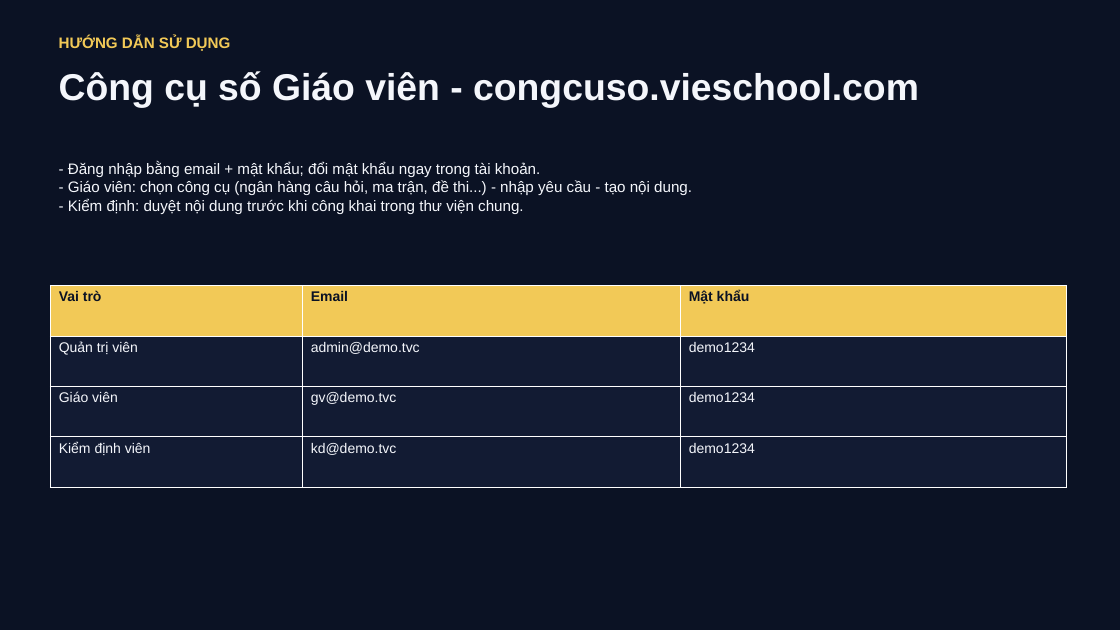
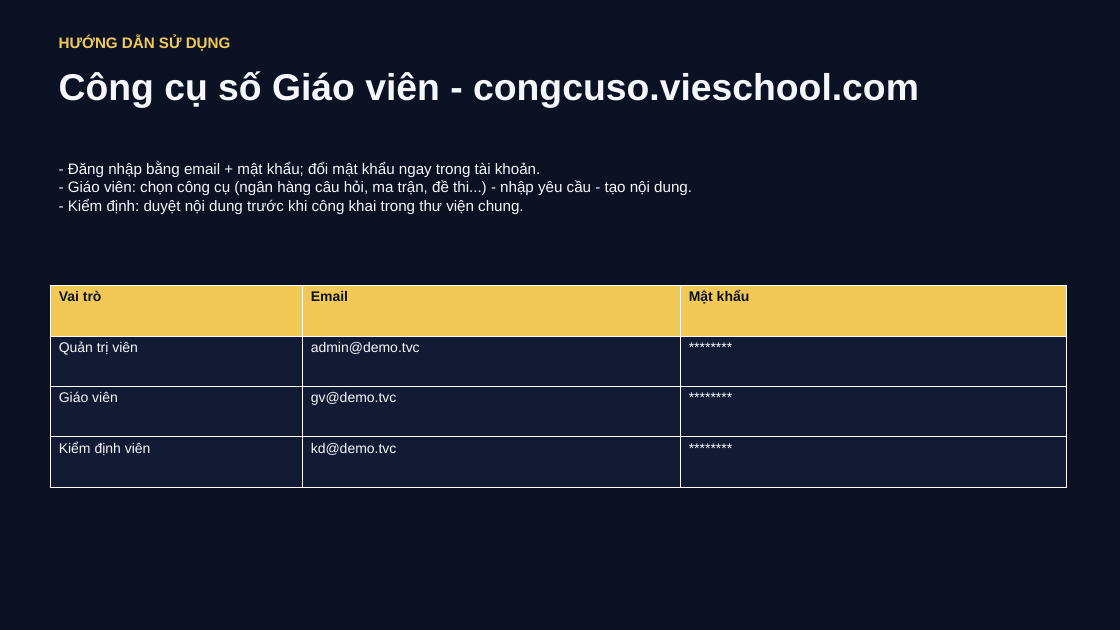
Before and after one commit to saintzzz/student-self-practice-web, a slide deck: slide 8 of docs/proposal-vieschool-khach-hang.pptx. Drawn at 1120x630 pixels with LibreOffice and Linux fonts; fonts in the diff are those of the drawing. Boxes give left, top, right and bottom in pixels: in the first picture for what was removed or moved away, otherwise in the second. Text is boxed around its words. In the diff, an @@ line names an element or a change of style, - is before the commit and + after.

```diff
--- a/docs/proposal-vieschool-khach-hang.pptx
+++ b/docs/proposal-vieschool-khach-hang.pptx
@@ table at (50,286,1067,487) @@
-row 2, column 3: demo1234
+row 2, column 3: ********
-row 3, column 3: demo1234
+row 3, column 3: ********
-row 4, column 3: demo1234
+row 4, column 3: ********
```
Also in this commit, not shown: 2 other slides changed, 46 other files.
